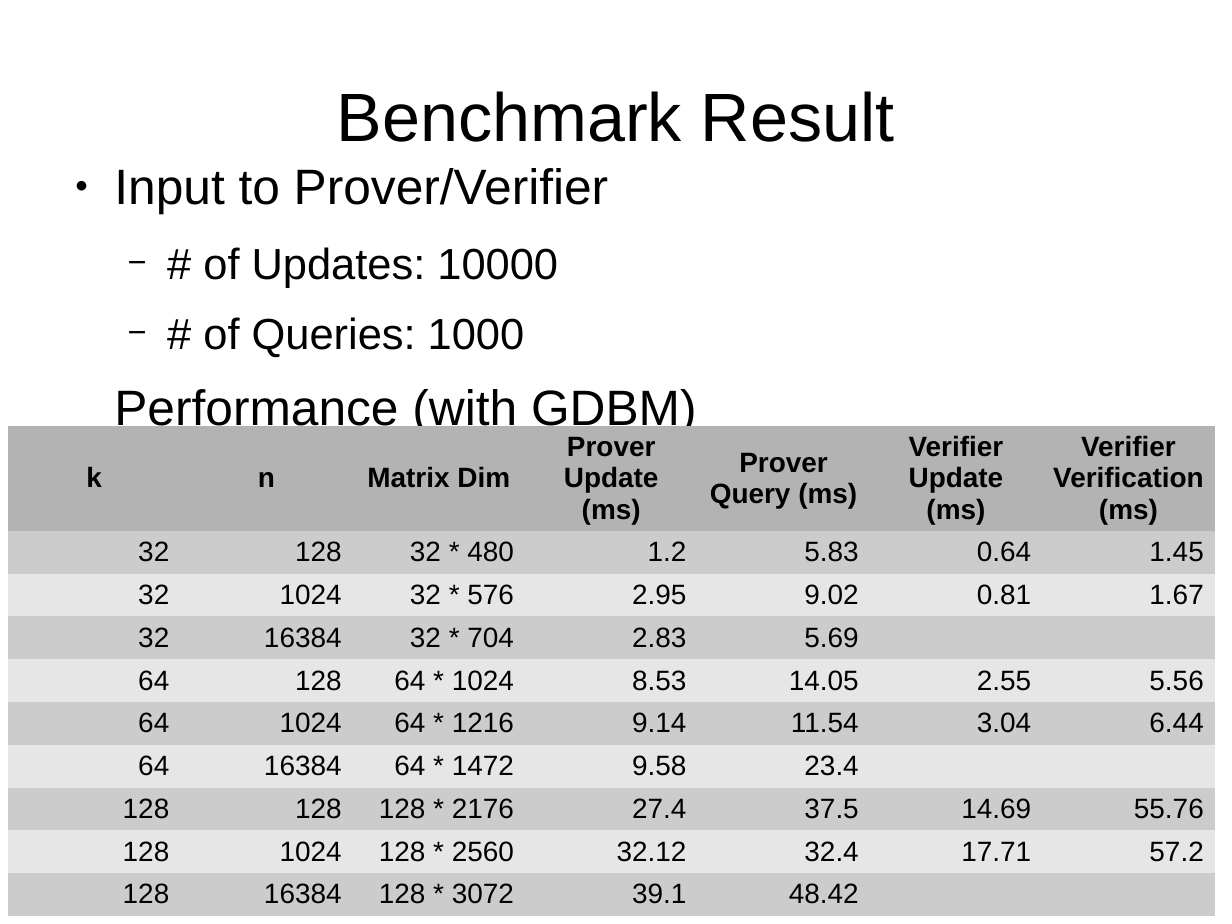
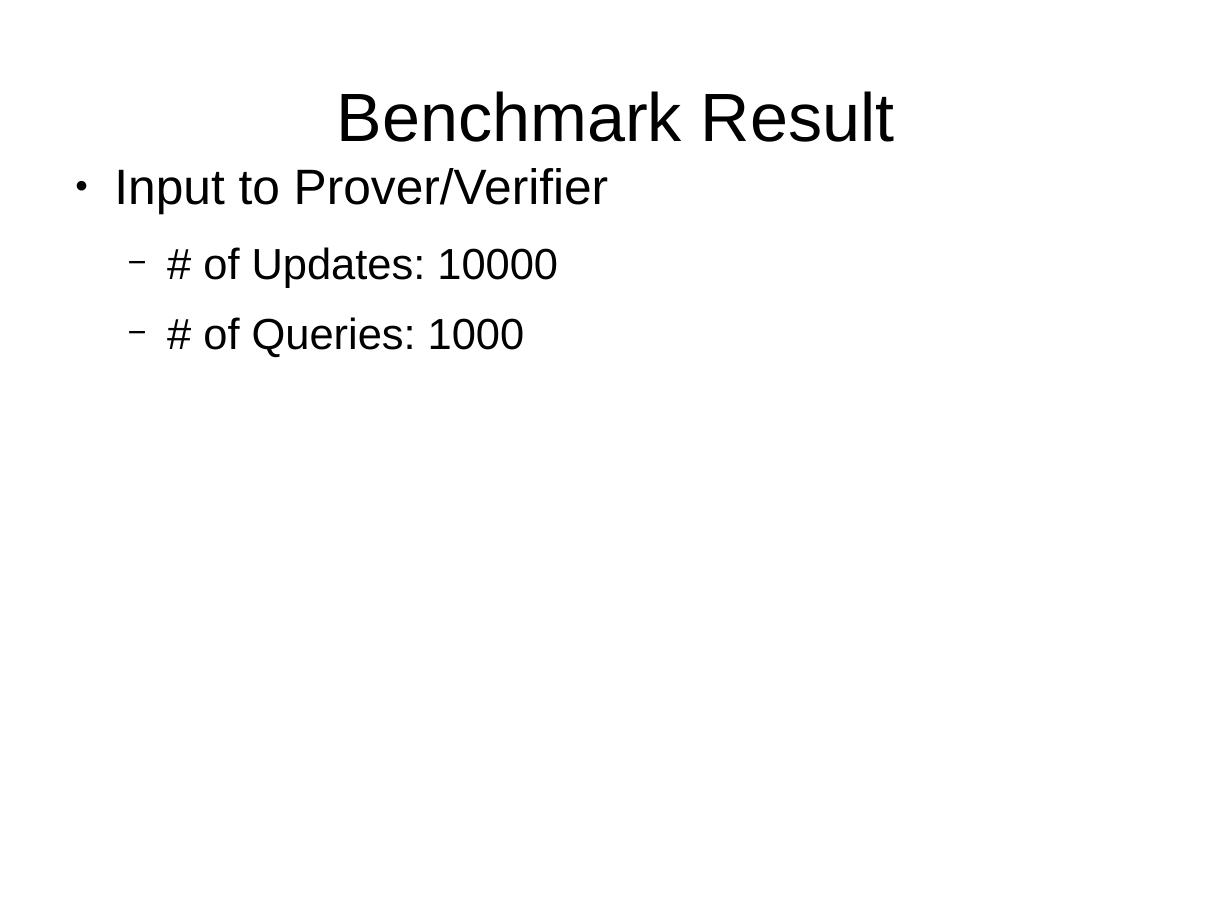
Before and after one commit to yspark/GoogleAnalytics, a slide deck: slide 2 of docs/benchmark/benchmark.odp. Drawn at 1232x924 pixels with LibreOffice and Linux fonts; fonts in the diff are those of the drawing. Boxes give left, top, right and bottom in pixels: in the first picture for what was removed or moved away, otherwise in the second. Text is boxed around its words. In the diff, an @@ line names an element or a change of style, - is before the commit and + after.

Commit message:
benchmark update

```diff
--- a/docs/benchmark/benchmark.odp
+++ b/docs/benchmark/benchmark.odp
@@ text at box(114, 389, 697, 435): paragraph removed @@
-Performance (with GDBM)
@@ table removed at box(8, 426, 1213, 917), 10 rows, 7 columns @@
-k | n | Matrix Dim | Prover Update (ms) | Prover Query (ms) | Verifier Update (ms) | Verifier Verification (ms)
-32 | 128 | 32 * 480 | 1.2 | 5.83 | 0.64 | 1.45
-32 | 1024 | 32 * 576 | 2.95 | 9.02 | 0.81 | 1.67
-32 | 16384 | 32 * 704 | 2.83 | 5.69 |  | 
-64 | 128 | 64 * 1024 | 8.53 | 14.05 | 2.55 | 5.56
-64 | 1024 | 64 * 1216 | 9.14 | 11.54 | 3.04 | 6.44
-64 | 16384 | 64 * 1472 | 9.58 | 23.4 |  | 
-128 | 128 | 128 * 2176 | 27.4 | 37.5 | 14.69 | 55.76
-128 | 1024 | 128 * 2560 | 32.12 | 32.4 | 17.71 | 57.2
-128 | 16384 | 128 * 3072 | 39.1 | 48.42 |  | 
```
Also in this commit, not shown: 1 other slide changed, 4 slides added, 1 slide removed, 3 other files.
